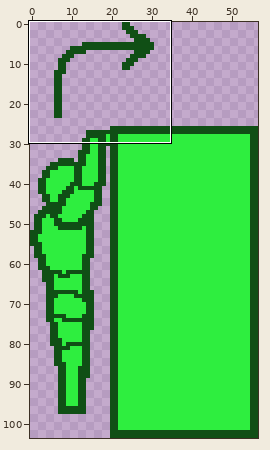
Two states of a sprite sheet, Assets/Art Assets/Sprites/Infographics/ledgeClimb.png. Above: a wide view before the commit, with the close-up outlined.
Close-up. Earlier state:
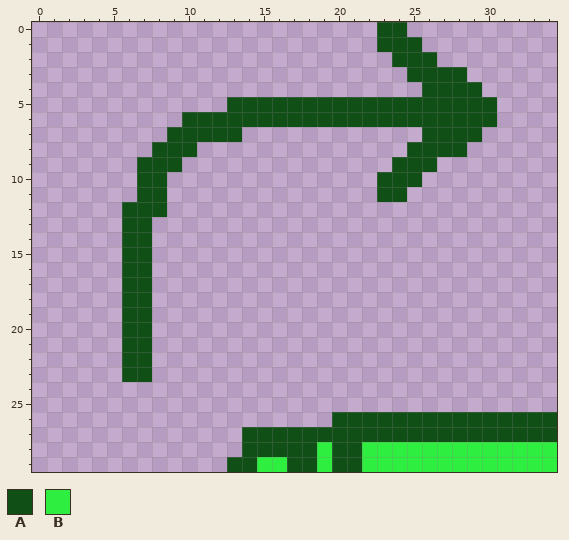
The file is 57x104 pixels. Shown: x 0..34, y 0..29.
Palette (. is transparent): A #104f15  B #2eee3f
Pixels before, first column x 6:
 0 .................AA..........
 1 .................AAA.........
 2 ..................AAA........
 3 ...................AAAA......
 4 ....................AAAA.....
 5 .......AAAAAAAAAAAAAAAAAA....
 6 ....AAAAAAAAAAAAAAAAAAAAA....
 7 ...AAAAA............AAAA.....
 8 ..AAA..............AAAA......
 9 .AAA..............AAA........
10 .AA..............AAA.........
11 .AA..............AA..........
12 AAA..........................
13 AA...........................
14 AA...........................
15 AA...........................
16 AA...........................
17 AA...........................
18 AA...........................
19 AA...........................
20 AA...........................
21 AA...........................
22 AA...........................
23 AA...........................
24 .............................
25 .............................
26 ..............AAAAAAAAAAAAAAA
27 ........AAAAAAAAAAAAAAAAAAAAA
28 ........AAAAABAABBBBBBBBBBBBB
29 .......AABBAABAABBBBBBBBBBBBB
New version:
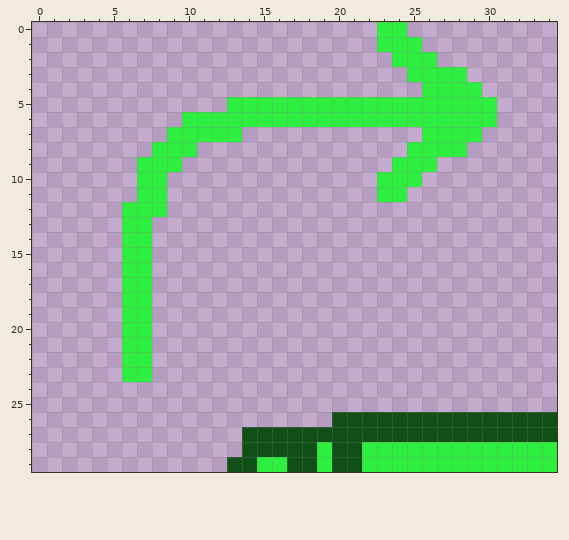
Changes in this commit:
Colour A becomes colour B in row 0 at x 23 to 24; in row 1 at x 23 to 25; in row 2 at x 24 to 26; in row 3 at x 25 to 28; in row 4 at x 26 to 29; in row 5 at x 13 to 30.
Colour A becomes colour B in row 6 at x 10 to 30; in row 7 at x 9 to 13 and 26 to 29; in row 8 at x 8 to 10 and 25 to 28; in row 9 at x 7 to 9 and 24 to 26; in row 10 at x 7 to 8 and 23 to 25; in row 11 at x 7 to 8 and 23 to 24.
Colour A becomes colour B in row 12 at x 6 to 8; in rows 13 to 23 at x 6 to 7.
Boxes around the changes in both close-ups, in picture pixels (x1, y1, x2, y2):
changed: (122, 22, 497, 382)
